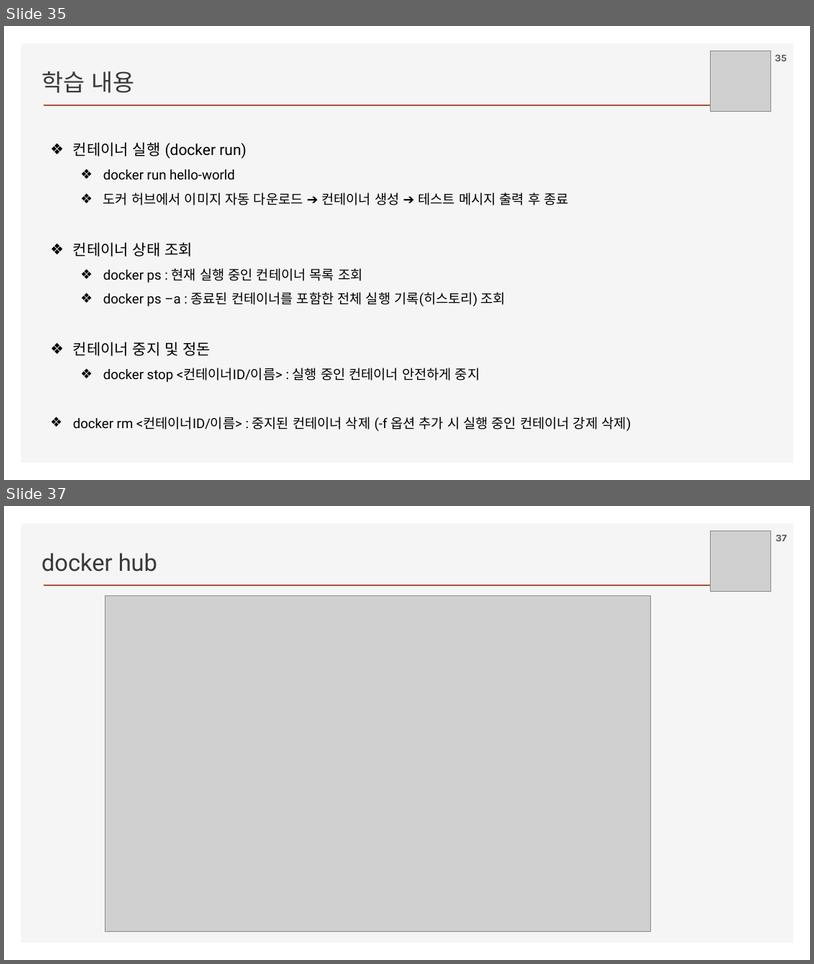
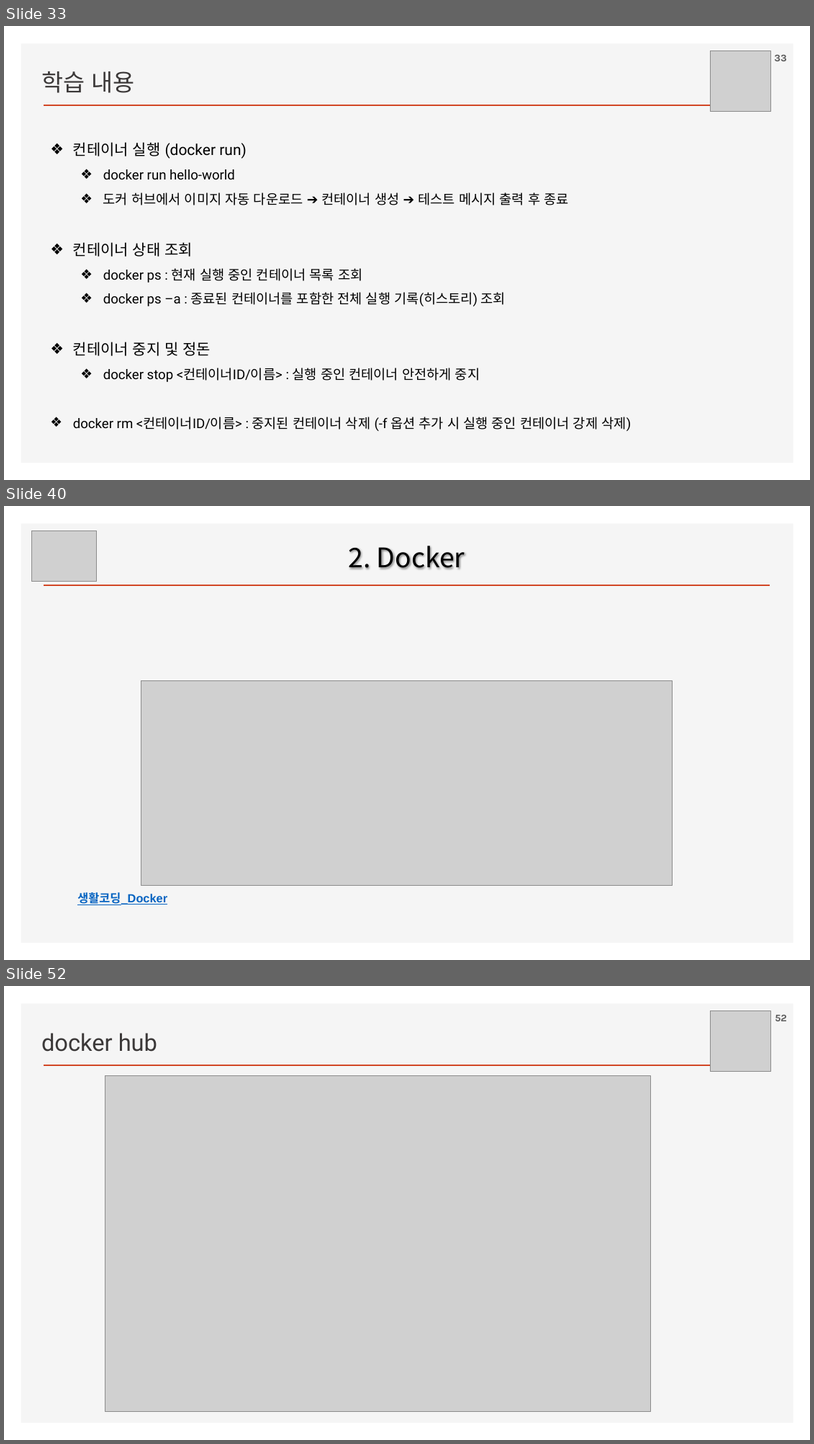
Before and after one commit to ancestor9/2026_Fall_Application-Deployment, a slide deck: App Deployment.pptx. Shown one above the other, each under a label of ours: slides 35 and 37 before the commit, slides 33, 40 and 52 after it; the slides between them are not shown. The pictures are 814x964 and 814x1444 pixels, drawn with LibreOffice and Linux fonts; fonts in the diff are those of the drawing; grey boxes stand for pictures; background and template pictures are left out. Boxes give left, top, right and bottom in pixels: in the first picture for what was removed or moved away, otherwise in the second. Text is boxed around its words. In the diff, an @@ line names an element or a change of style, - is before the commit and + after.

```diff
--- a/App Deployment.pptx
+++ b/App Deployment.pptx
@@ slide 40 added at <box>4,506,810,960</box>, background #FFFFFF; not listed: 2 template elements that a slide beside it also shows @@
@@ picture added at <box>31,530,96,582</box> @@
@@ title added at <box>348,546,465,569</box>, 32 pt, text #000000 @@
+2. Docker
@@ picture added at <box>142,681,672,885</box> @@
@@ text added at <box>77,892,167,905</box>, 14 pt, text #0563C1, bold, underline @@
+생활코딩_Docker
@@ what was slide 35 is now slide 33 @@
@@ page number at <box>774,55,787,61</box>: text changed @@
-35
+33
@@ what was slide 37 is now slide 52 @@
@@ page number at <box>775,1015,787,1021</box>: text changed @@
-37
+52
```
Also in this commit, not shown: 2 slides changed, 19 other slides added, 1 slide removed.
